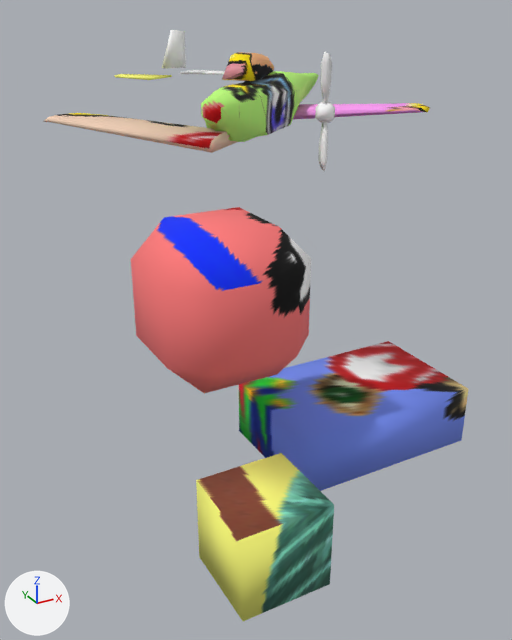
The glTF model FinModelUtility/Games/MarioArtist/MarioArtist Tests/goldens/ma3d1/mess/output/mess.glb as it was, and as the next commit left it.
One viewpoint serves both versions: a 50 mm camera at (-555.0, -1145.0, 510.0) aimed at (211.0, 248.0, -187.0). The lights are fixed; the arrows at lower left show +X, +Y and +Z. The first picture is the older version.

The older version as bpy lines, for what is in view:
```python
ob_mesh0 = bpy.data.objects.new('mesh0', me_mesh0)
ob_mesh0.location = (0.0, 0.0, 0.0)
ob_mesh1 = bpy.data.objects.new('mesh1', me_mesh1)
ob_mesh1.location = (0.0, 0.0, 0.0)
ob_mesh12 = bpy.data.objects.new('mesh12', me_mesh12)
ob_mesh12.location = (0.0, 0.0, 0.0)
ob_mesh2 = bpy.data.objects.new('mesh2', me_mesh2)
ob_mesh2.location = (0.0, 0.0, 0.0)
ob_mesh3 = bpy.data.objects.new('mesh3', me_mesh3)
ob_mesh3.location = (0.0, 0.0, 0.0)
ob_mesh4 = bpy.data.objects.new('mesh4', me_mesh4)
ob_mesh4.location = (0.0, 0.0, 0.0)
ob_mesh5 = bpy.data.objects.new('mesh5', me_mesh5)
ob_mesh5.location = (0.0, 0.0, 0.0)
ob_mesh6 = bpy.data.objects.new('mesh6', me_mesh6)
ob_mesh6.location = (0.0, 0.0, 0.0)
```
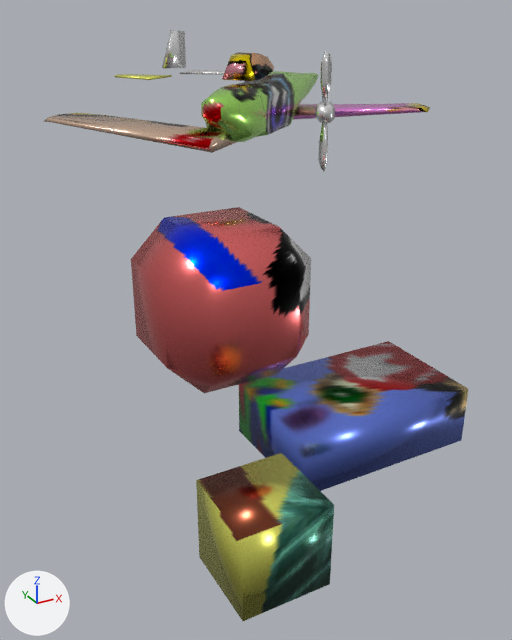
Boxes (x1, y1, x2, y2) around the edits, measured in the pictures (512 x 640 px):
'mesh1', surface changed (red to brown): (131, 207, 311, 393) in both
'mesh0', surface changed: (239, 341, 468, 491) in both
'mesh12', surface changed (darker): (196, 453, 334, 621) in both
'mesh2', surface changed: (201, 71, 318, 142) in both
'mesh4', surface changed (darker): (43, 113, 238, 153) in both
'mesh5', surface changed (darker): (293, 103, 430, 119) in both
'mesh3', surface changed: (222, 52, 274, 81) in both
'mesh6', surface changed: (162, 30, 186, 69) in both

Edits to the bpy script that builds the scene:
```text
Add img_texture12:
    img_texture12 = load_image('texture12', 'texture12.png', 32, 192, 'sRGB')
Add img_texture6:
    img_texture6 = load_image('texture6', 'texture6.png', 32, 224, 'sRGB')
Add img_texture5:
    img_texture5 = load_image('texture5', 'texture5.png', 32, 608, 'sRGB')
Add img_texture4:
    img_texture4 = load_image('texture4', 'texture4.png', 32, 608, 'sRGB')
Add img_texture3:
    img_texture3 = load_image('texture3', 'texture3.png', 32, 512, 'sRGB')
Add img_texture2:
    img_texture2 = load_image('texture2', 'texture2.png', 32, 3712, 'sRGB')
Add img_texture1:
    img_texture1 = load_image('texture1', 'texture1.png', 32, 704, 'sRGB')
Add img_texture0:
    img_texture0 = load_image('texture0', 'texture0.png', 32, 192, 'sRGB')
Change mat_material0:
    where n0 = _N.new('ShaderNodeBsdfPrincipled'); n0.name = 'Principled BSDF'
    add n0.inputs[1].default_value = 1.0  # 'Metallic'
    n0.inputs[2].default_value: 1.0 -> 0.25  # 'Roughness'
    where n4 = _N.new('ShaderNodeTexImage'); n4.name = 'Image Texture'
    n4.image: img_mess_0_png -> img_texture0
Change mat_material1:
    where n0 = _N.new('ShaderNodeBsdfPrincipled'); n0.name = 'Principled BSDF'
    add n0.inputs[1].default_value = 1.0  # 'Metallic'
    n0.inputs[2].default_value: 1.0 -> 0.25  # 'Roughness'
    where n4 = _N.new('ShaderNodeTexImage'); n4.name = 'Image Texture'
    n4.image: img_mess_1_png -> img_texture1
Change mat_material2:
    where n0 = _N.new('ShaderNodeBsdfPrincipled'); n0.name = 'Principled BSDF'
    add n0.inputs[1].default_value = 1.0  # 'Metallic'
    n0.inputs[2].default_value: 1.0 -> 0.25  # 'Roughness'
    where n4 = _N.new('ShaderNodeTexImage'); n4.name = 'Image Texture'
    n4.image: img_mess_2_png -> img_texture2
Change mat_material3:
    where n0 = _N.new('ShaderNodeBsdfPrincipled'); n0.name = 'Principled BSDF'
    add n0.inputs[1].default_value = 1.0  # 'Metallic'
    n0.inputs[2].default_value: 1.0 -> 0.25  # 'Roughness'
    where n4 = _N.new('ShaderNodeTexImage'); n4.name = 'Image Texture'
    n4.image: img_mess_3_png -> img_texture3
Change mat_material4:
    where n0 = _N.new('ShaderNodeBsdfPrincipled'); n0.name = 'Principled BSDF'
    add n0.inputs[1].default_value = 1.0  # 'Metallic'
    n0.inputs[2].default_value: 1.0 -> 0.25  # 'Roughness'
    where n4 = _N.new('ShaderNodeTexImage'); n4.name = 'Image Texture'
    n4.image: img_mess_4_png -> img_texture4
Change mat_material5:
    where n0 = _N.new('ShaderNodeBsdfPrincipled'); n0.name = 'Principled BSDF'
    add n0.inputs[1].default_value = 1.0  # 'Metallic'
    n0.inputs[2].default_value: 1.0 -> 0.25  # 'Roughness'
    where n4 = _N.new('ShaderNodeTexImage'); n4.name = 'Image Texture'
    n4.image: img_mess_5_png -> img_texture5
Change mat_material6:
    where n0 = _N.new('ShaderNodeBsdfPrincipled'); n0.name = 'Principled BSDF'
    add n0.inputs[1].default_value = 1.0  # 'Metallic'
    n0.inputs[2].default_value: 1.0 -> 0.25  # 'Roughness'
    where n4 = _N.new('ShaderNodeTexImage'); n4.name = 'Image Texture'
    n4.image: img_mess_6_png -> img_texture6
Change mat_material12:
    where n0 = _N.new('ShaderNodeBsdfPrincipled'); n0.name = 'Principled BSDF'
    add n0.inputs[1].default_value = 1.0  # 'Metallic'
    n0.inputs[2].default_value: 1.0 -> 0.25  # 'Roughness'
    where n4 = _N.new('ShaderNodeTexImage'); n4.name = 'Image Texture'
    n4.image: img_mess_10_png -> img_texture12
```
